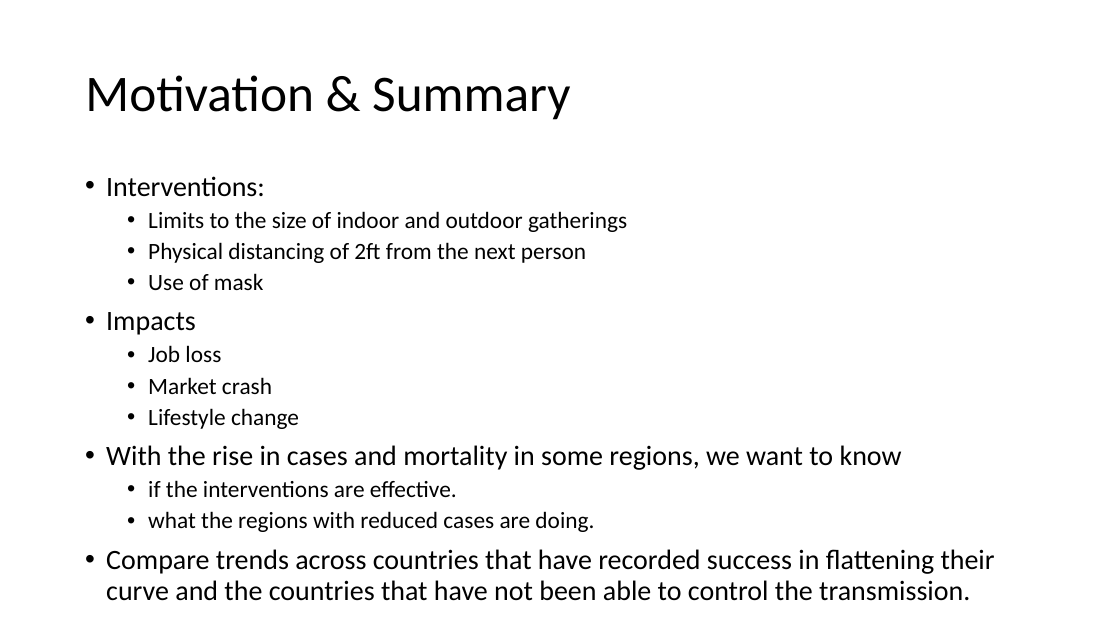
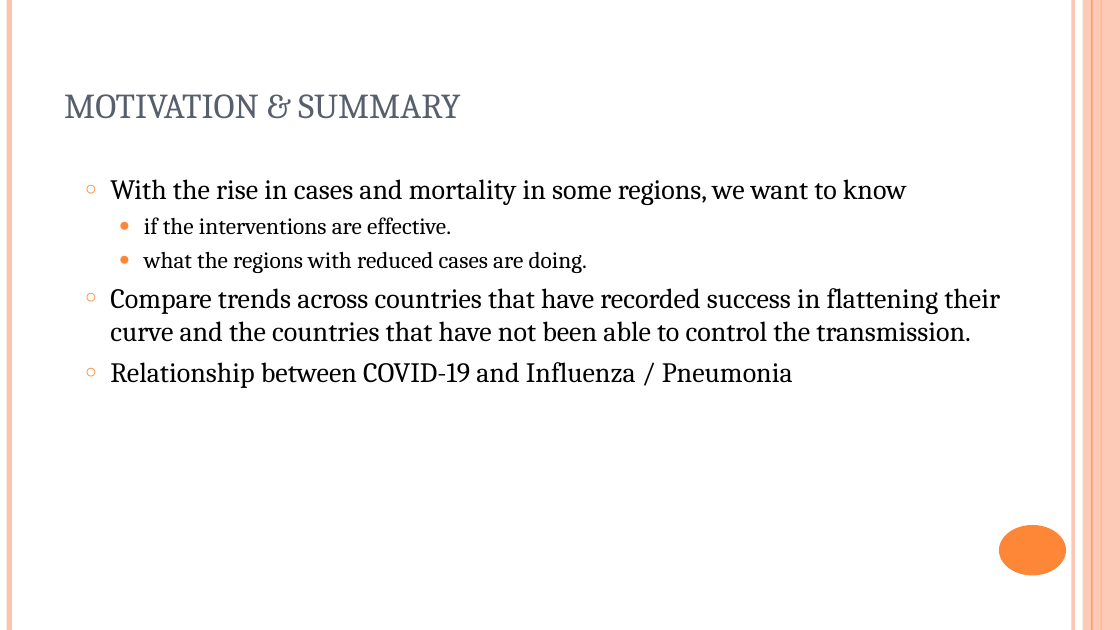
Before and after one commit to BunmiOlakanmi/Project, a slide deck: slide 5 of COVID-19 - analysis.ppt (slide 4 before the commit). Drawn at 1120x630 pixels with LibreOffice and Linux fonts; fonts in the diff are those of the drawing. Boxes give left, top, right and bottom in pixels: in the first picture for what was removed or moved away, otherwise in the second. Text is boxed around its words. In the diff, an @@ line names an element or a change of style, - is before the commit and + after.

```diff
--- a/COVID-19 - analysis.ppt
+++ b/COVID-19 - analysis.ppt
@@ line added from (9, 0) to (9, 630), #FEC3AE 4.51 pt @@
@@ title "MOTIVATION & SUMMARY" at (64,94,460,118): vertical alignment middle to bottom @@
@@ line added from (1073, 0) to (1073, 630), #FEC3AE 3 pt @@
@@ rectangle added at (1082,0,1119,630), fill #FEC3AE at 87% opacity @@
@@ line added from (1091, 0) to (1091, 630), #FE8637 0.74 pt @@
@@ line added from (1101, 0) to (1101, 630), #FE8637 1.5 pt @@
@@ title at (64,94,460,118): text changed; size 44 to 30 pt; font Calibri to Cambria; text colour #000000 to #575F6D @@
-Motivation & Summary
+MOTIVATION & SUMMARY
@@ text at (106,176,627,429): paragraphs removed @@
-• Interventions:
-  • Limits to the size of indoor and outdoor gatherings
-  • Physical distancing of 2ft from the next person
-  • Use of mask
-• Impacts
-  • Job loss
-  • Market crash
-  • Lifestyle change
@@ text at (110,179,1000,342): font Calibri to Cambria in "With the rise in cases and mortality ...", "if the interventions are effective.", "what the regions with reduced cases are ...", "Compare trends across countries that have recorded ..."; bullet • to ○; line spacing 0.9 to 1; less space between paragraphs; bullet colour #000000 to #FE8637; bullet • to ● @@
@@ text at (110,362,793,388): paragraph added @@
+○ Relationship between COVID-19 and Influenza / Pneumonia
@@ ellipse added at (998,525,1065,575), fill #FE8637 @@
```
Also in this commit, not shown: 8 other slides changed, 4 slides added, 2 slides removed.
